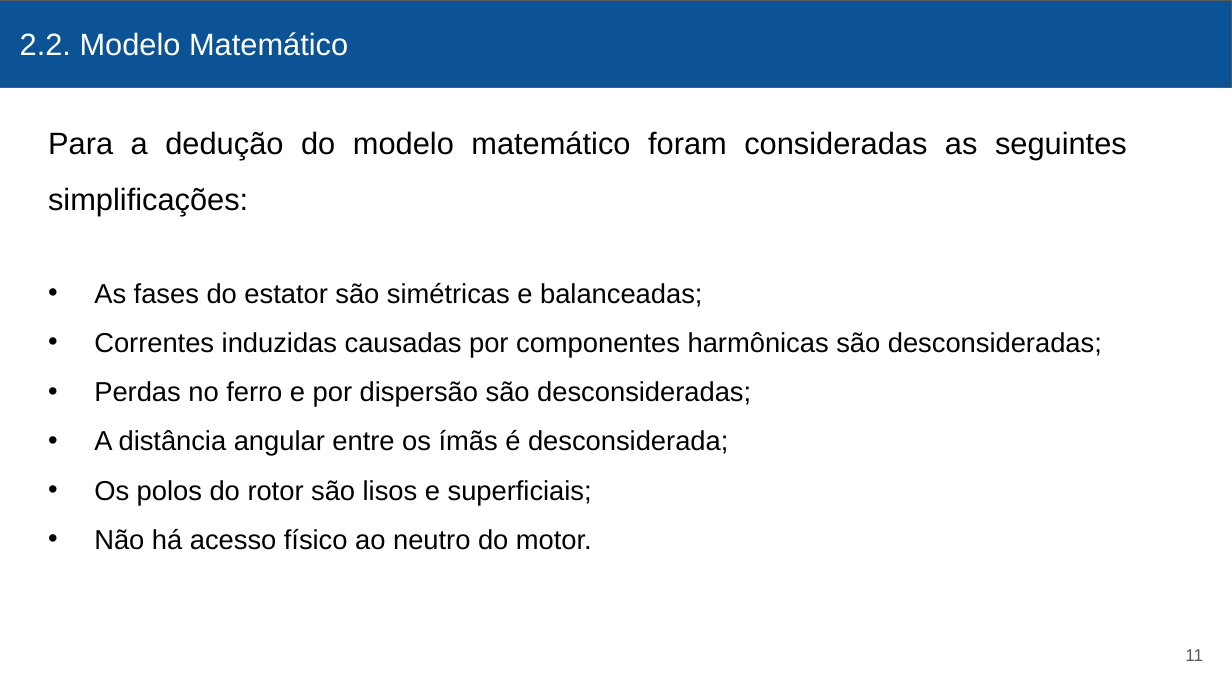
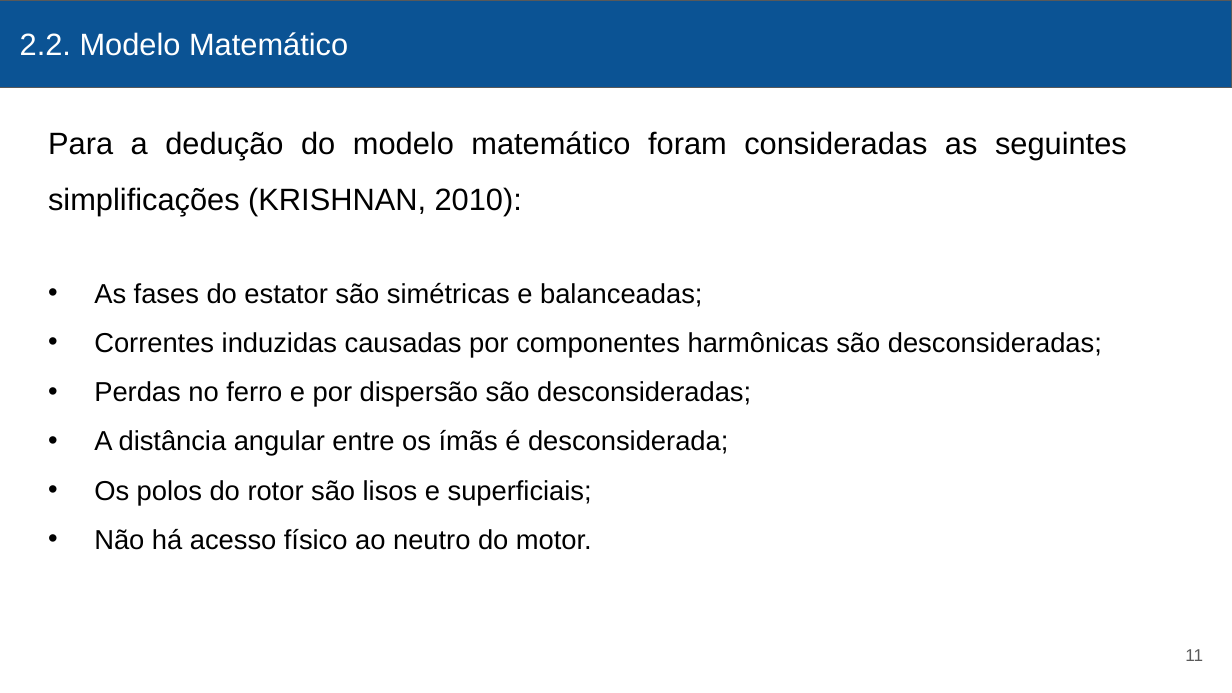
Before and after one commit to victormenegon/texto, a slide deck: slide 11 of ApresentacaoTCC.pptx. Drawn at 1232x693 pixels with LibreOffice and Linux fonts; fonts in the diff are those of the drawing. Boxes give left, top, right and bottom in pixels: in the first picture for what was removed or moved away, otherwise in the second. Text is boxed around its words. In the diff, an @@ line names an element or a change of style, - is before the commit and + after.

```diff
--- a/ApresentacaoTCC.pptx
+++ b/ApresentacaoTCC.pptx
@@ text at (48, 131, 1127, 215): text changed @@
-Para a dedução do modelo matemático foram consideradas as seguintes simplificações:
+Para a dedução do modelo matemático foram consideradas as seguintes simplificações (KRISHNAN, 2010):
```
